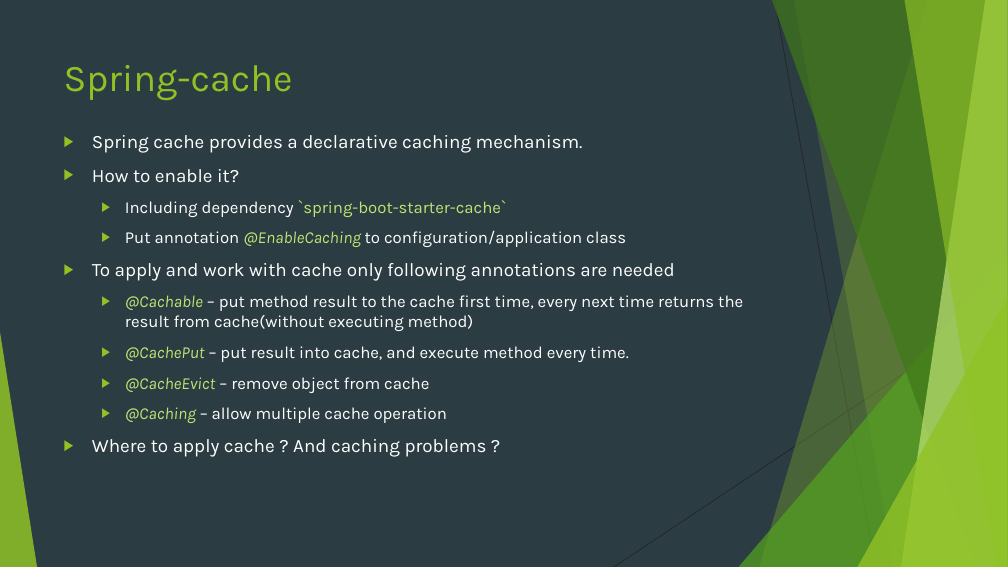
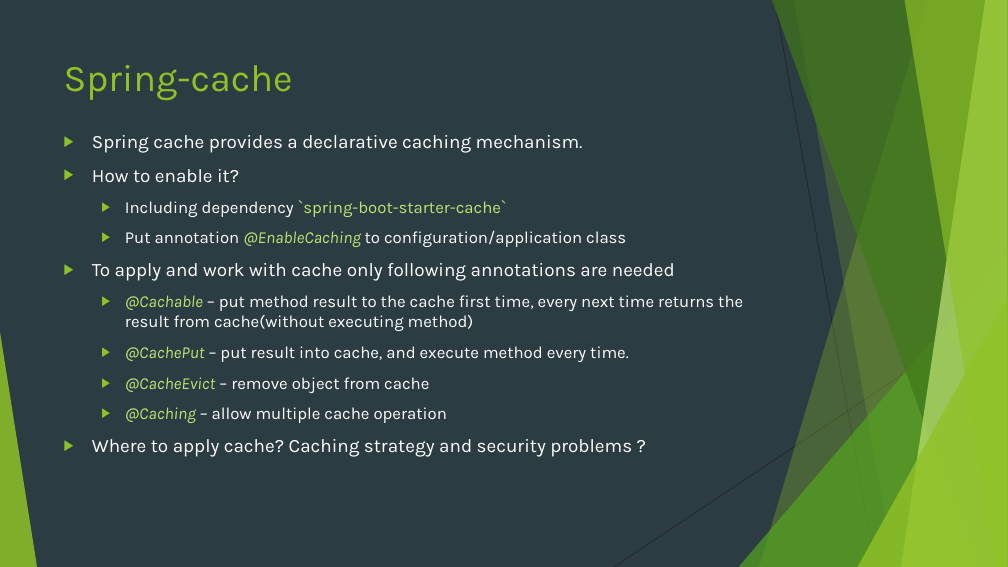
Before and after one commit to markojevtic/spring-boot-workshop, a slide deck: slide 30 of documentation/SpringBoot.pptx. Drawn at 1008x567 pixels with LibreOffice and Linux fonts; fonts in the diff are those of the drawing. Boxes give left, top, right and bottom in pixels: in the first picture for what was removed or moved away, otherwise in the second. Text is boxed around its words. In the diff, an @@ line names an element or a change of style, - is before the commit and + after.

```diff
--- a/documentation/SpringBoot.pptx
+++ b/documentation/SpringBoot.pptx
@@ text at [92, 439, 632, 457]: text changed @@
-▶ Where to apply cache ? And caching problems ?
+▶ Where to apply cache? Caching strategy and security problems ?
```
Also in this commit, not shown: 1 slide added, 2 other files.
